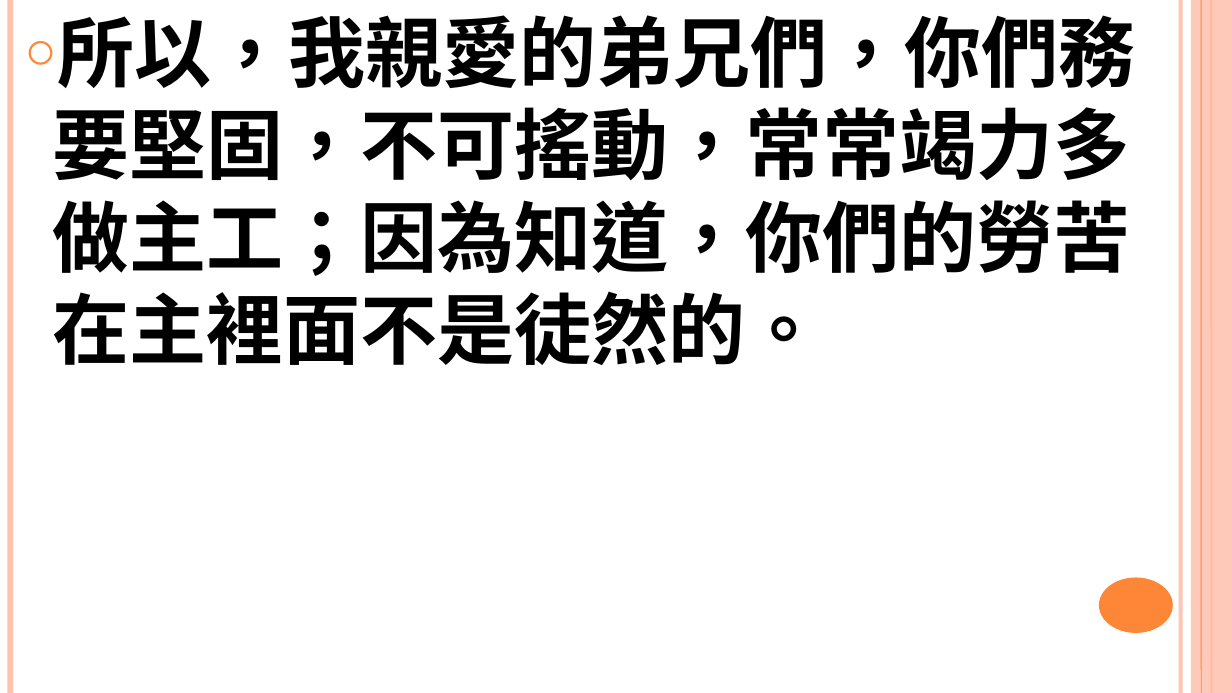
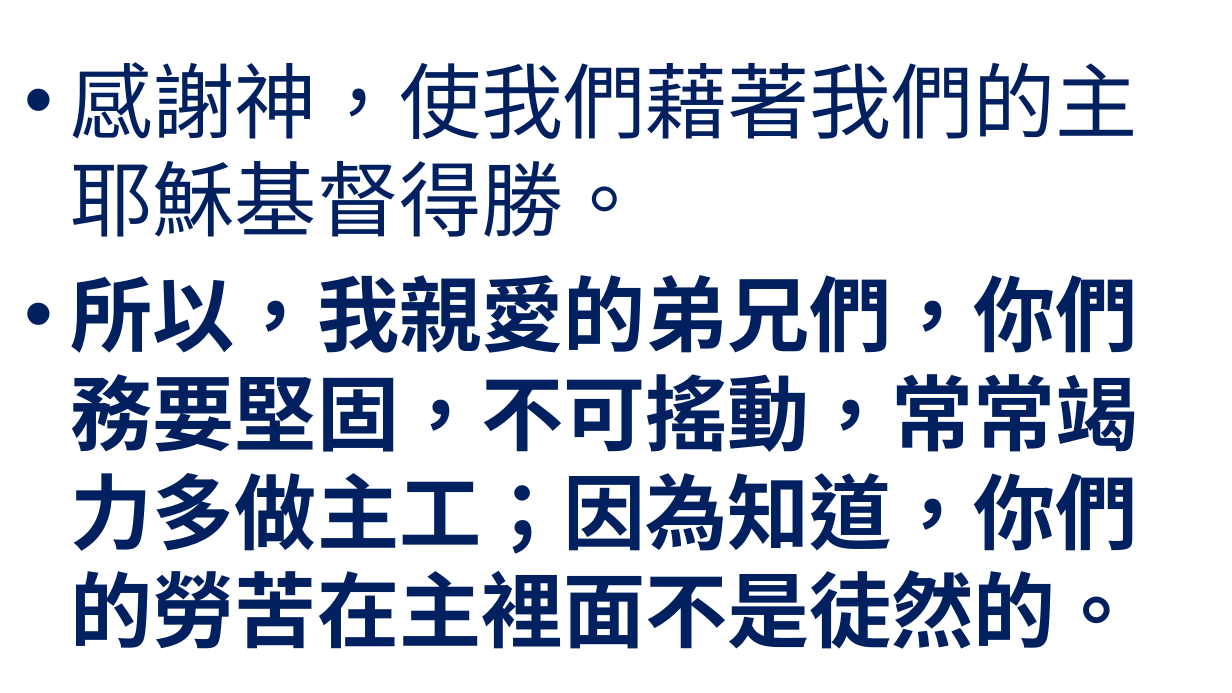
Before and after one commit to batisuoc/worship-resources, a slide deck: slide 7 of 54忠心到底.pptx (slide 6 before the commit). Drawn at 1232x693 pixels with LibreOffice and Linux fonts; fonts in the diff are those of the drawing; background and template pictures are left out. Boxes give left, top, right and bottom in pixels: in the first picture for what was removed or moved away, otherwise in the second. Text is boxed around its words. In the diff, an @@ line names an element or a change of style, - is before the commit and + after.

```diff
--- a/54忠心到底.pptx
+++ b/54忠心到底.pptx
@@ line removed from (10, 0) to (10, 693) @@
@@ text "感謝神，使我們藉著我們的主耶穌基督得勝。" at (x1=71, y1=62, x2=1138, y2=649): vertical alignment top to middle @@
@@ line removed from (1181, 0) to (1181, 693) @@
@@ rectangle removed at (x1=1191, y1=0, x2=1232, y2=693) @@
@@ line removed from (1202, 0) to (1202, 693) @@
@@ line removed from (1212, 0) to (1212, 693) @@
@@ text at (x1=71, y1=62, x2=1138, y2=237): paragraph added @@
+• 感謝神，使我們藉著我們的主耶穌基督得勝。
@@ text at (x1=71, y1=275, x2=1138, y2=649): size 60 to 64 pt, text colour #000000 to #002060 in "所以，我親愛的弟兄們，你們務要堅固，不可搖動，常常竭力多做主工；因為知道，你們的勞苦在主裡面不是徒然的。"; bullet ○ to •; more space between paragraphs @@
@@ ellipse removed at (x1=1099, y1=578, x2=1173, y2=633) @@
```
Also in this commit, not shown: 5 other slides changed, 1 slide added.
